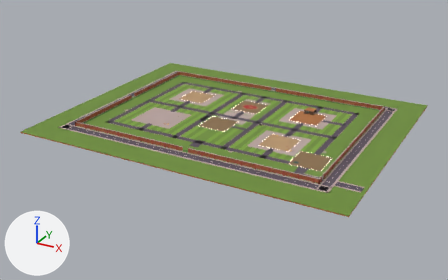
Before and after pictures for a commit that changed the glTF model public/assets/layouts/D-ZOO.base.glb.
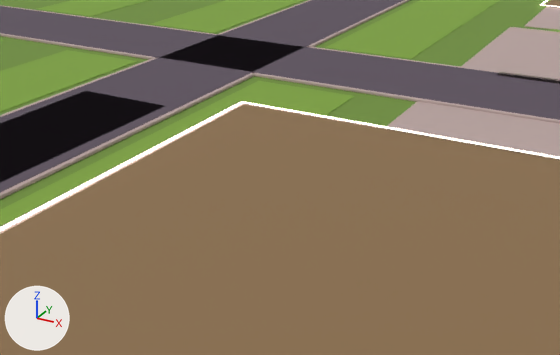
There are two pictures of each version: one whole from a 50 mm camera at (250.59, -476.02, 213.21) aimed at (-4.34, -12.52, -18.54), one close up from a 50 mm camera at (-4.82, -30.39, 9.4) aimed at (-12.04, -17.26, 2.83). The axes (+X, +Y, +Z) are drawn at lower left. The lights are the same throughout. The older version's two pictures come first. Where no turn or scale is listed for an object, it has been applied to the vertices. Vertices at exactly the same position are counted once.

Objects in the first close-up: 'emi_picketWhite', 'pal_asphalt', 'pal_foliage', 'pal_grass', 'pal_khakiSeam', 'pal_sidewalk'.
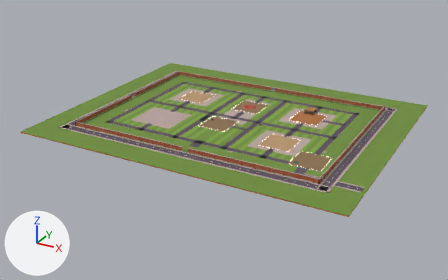
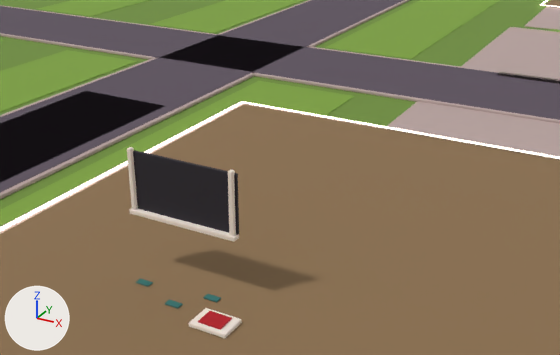
Where the newer file only moved an object's origin or applied its transform, the numbers keep the older frame.

The change in detail:
Material 'pal_picketWhite.001' (mat_pal_picketwhite_001) is new.
Its base color is (0.888, 0.791, 0.716) (pale yellow #f2e6dc).
Its roughness is 0.85.
Material 'pal_backpackTeal' (mat_pal_backpackteal) is new.
Its base color is (0.0284, 0.156, 0.144) (dark cyan #2f6e6a).
Its roughness is 0.85.
Material 'pal_backpackTeal.001' (mat_pal_backpackteal_001) is new.
Its base color is (0.0284, 0.156, 0.144) (dark cyan #2f6e6a).
Its roughness is 0.85.
me_cube_1723 is used by ob_pal_blood; location (72.0, -40.0, 0.16).
me_cube_1723 had 153 vertices, 252 faces and spanned x -79.2..1.3, y -0.3..82.4, z 0.0..0.1.
me_cube_1723 now has 177 vertices, 296 faces and spans x -84.8..1.3, y -0.3..82.4, z 0.0..0.1.
me_cube_1723 part 1: the loose piece of 24 vertices spanning x 0.9..1.3, y 0.7..1.1, z 0.1 is copied, and the copy is moved by (-85.6, 19.9, 0.0); it spans x -84.8..-84.2, y 20.6..21.0, z 0.1.
me_cube_1505 is used by ob_pal_picketwhite; location (-121.7, 96.0, 0.1).
me_cube_1505 had 2928 vertices, 5368 faces and spanned x -4.0..268.0, y -194.0..2.0, z 0.0.
me_cube_1505 now has 3024 vertices, 5544 faces and spans x -4.0..268.0, y -194.0..2.0, z 0.0..3.0.
me_cube_1505 part 2: the loose piece of 24 vertices spanning x 108.0..112.0, y -188.0, z 0.0 is copied, and the copy is scaled about its middle by (0.0267, 0.485, 185), then moved by (-3.0, 74.0, 2.0); it spans x 106.0, y -114.0, z 2.0..3.0.
me_cube_1505 part 3: the loose piece of 24 vertices spanning x 108.0..112.0, y -188.0, z 0.0 is copied, and the copy is scaled about its middle by (0.0267, 0.485, 185), then moved by (-1.0, 74.0, 2.0); it spans x 109.0, y -114.0, z 2.0..3.0.
me_cube_1505 part 4: the loose piece of 24 vertices spanning x 108.0..112.0, y -188.0, z 0.0 is copied, and the copy is moved by (-2.0, 74.0, 2.0); it spans x 106.0..109.0, y -114.0, z 1.0..2.0.
me_cube_1505 part 5: the loose piece of 24 vertices spanning x 108.0..112.0, y -188.0, z 0.0 is copied, and the copy is scaled about its middle by (0.245, 3.18, 10), then moved by (0.0, 72.0, 0.0); it spans x 109.0..110.0, y -116.0..-115.0, z 0.0.
me_cube_1505 gains material mat_pal_picketwhite_001 (pale yellow #f2e6dc).
me_cube_1748 is used by ob_pal_uidark; location (29.0, -4.0, 0.7).
me_cube_1748 had 24 vertices, 44 faces and spanned x -0.9..0.9, y -0.6..0.6, z -0.7..0.7.
me_cube_1748 now has 48 vertices, 88 faces and spans x -44.4..0.9, y -14.1..0.6, z -0.7..2.4.
me_cube_1748 part 6: a new loose piece of 24 vertices spanning x -44.4..-41.6, y -14.1..-14.02, z 1.0..2.4, in mat_pal_uidark (black #25222c).
Mesh me_cube_1750 is new.
It has 72 vertices, 132 faces and spans x -0.18..1.87, y -0.49..0.29, z -0.02..0.02.
Faces by material slot: [126, 6].
It uses material mat_pal_backpackteal (dark cyan #2f6e6a).
It uses material mat_pal_backpackteal_001 (dark cyan #2f6e6a).
Object 'pal_backpackTeal' (ob_pal_backpackteal) is new; it shows me_cube_1750.
Its location is (-14.8, -18.6, 0.17).

Location of each change, (x1, y1, x2, y2) in pixels of the close-ups (560 x 355 px):
'pal_uiDark', reshaped (not visible before): after (133, 150, 239, 235)
'pal_picketWhite', reshaped (not visible before): after (127, 147, 242, 338)
'pal_blood', reshaped (not visible before): after (198, 311, 232, 330)
'pal_backpackTeal', added: after (136, 278, 221, 309)
    faces in mat_pal_backpackteal_001 (dark cyan #2f6e6a): (136, 278, 221, 307)
part 2 of me_cube_1505, added: after (127, 147, 138, 210)
part 3 of me_cube_1505, added: after (228, 169, 236, 236)
part 4 of me_cube_1505, added (pale yellow): after (129, 208, 239, 242)
part 5 of me_cube_1505, added (pale yellow): after (189, 308, 242, 338)
